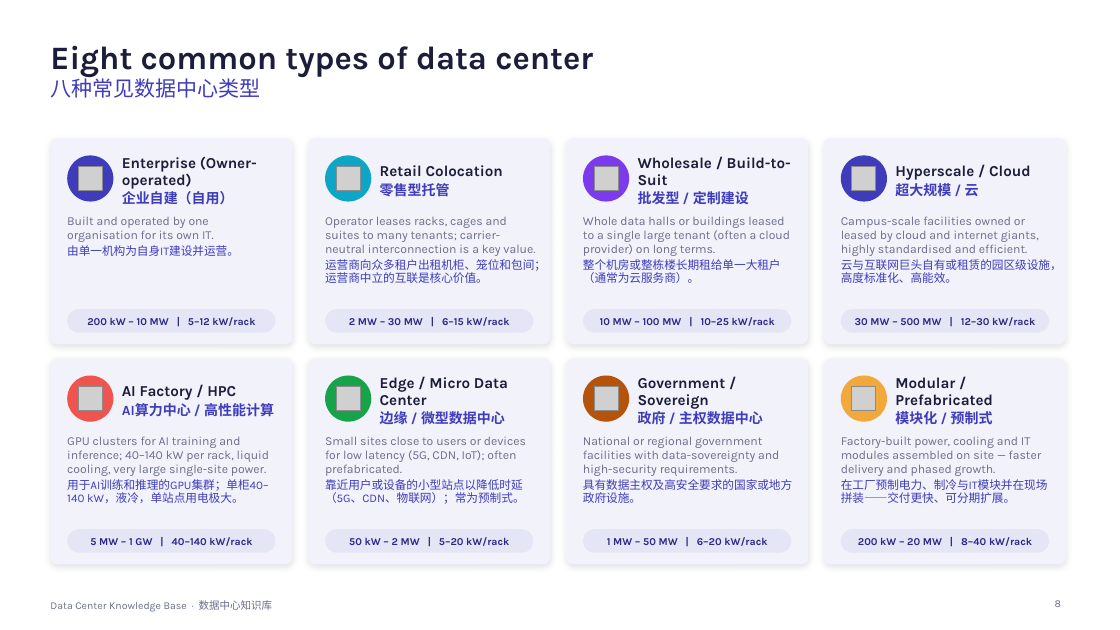
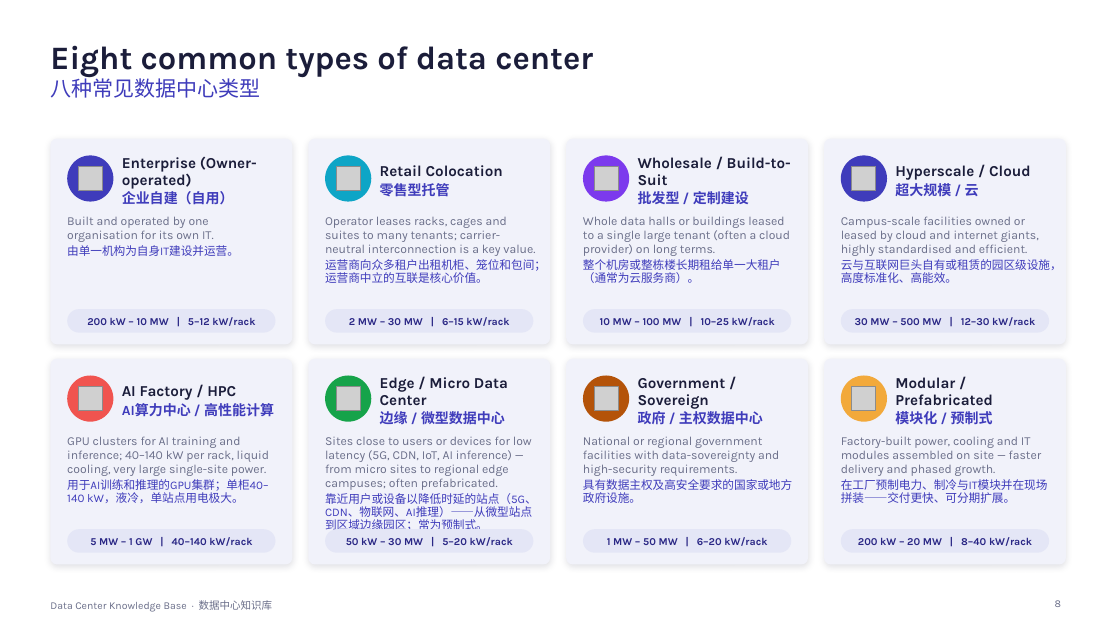
Before and after one commit to Alexandervsq/Data-Center-Project-Assessment, a slide deck: slide 8 of downloads/Data Center Knowledge Base (EN-ZH).pptx. Drawn at 1120x630 pixels with LibreOffice and Linux fonts; fonts in the diff are those of the drawing; grey boxes stand for pictures. Boxes give left, top, right and bottom in pixels: in the first picture for what was removed or moved away, otherwise in the second. Text is boxed around its words. In the diff, an @@ line names an element or a change of style, - is before the commit and + after.

```diff
--- a/downloads/Data Center Knowledge Base (EN-ZH).pptx
+++ b/downloads/Data Center Knowledge Base (EN-ZH).pptx
@@ text at (x1=325, y1=436, x2=537, y2=530): text changed @@
-Small sites close to users or devices for low latency (5G, CDN, IoT); often prefabricated.
-靠近用户或设备的小型站点以降低时延（5G、CDN、物联网）；常为预制式。
+Sites close to users or devices for low latency (5G, CDN, IoT, AI inference) — from micro sites to regional edge campuses; often prefabricated.
+靠近用户或设备以降低时延的站点（5G、CDN、物联网、AI推理）——从微型站点到区域边缘园区；常为预制式。
@@ text at (x1=346, y1=537, x2=513, y2=546): text changed @@
-50 kW – 2 MW | 5–20 kW/rack
+50 kW – 30 MW | 5–20 kW/rack
```
Also in this commit, not shown: 3 other slides changed, 18 slides added, 3 other files.
